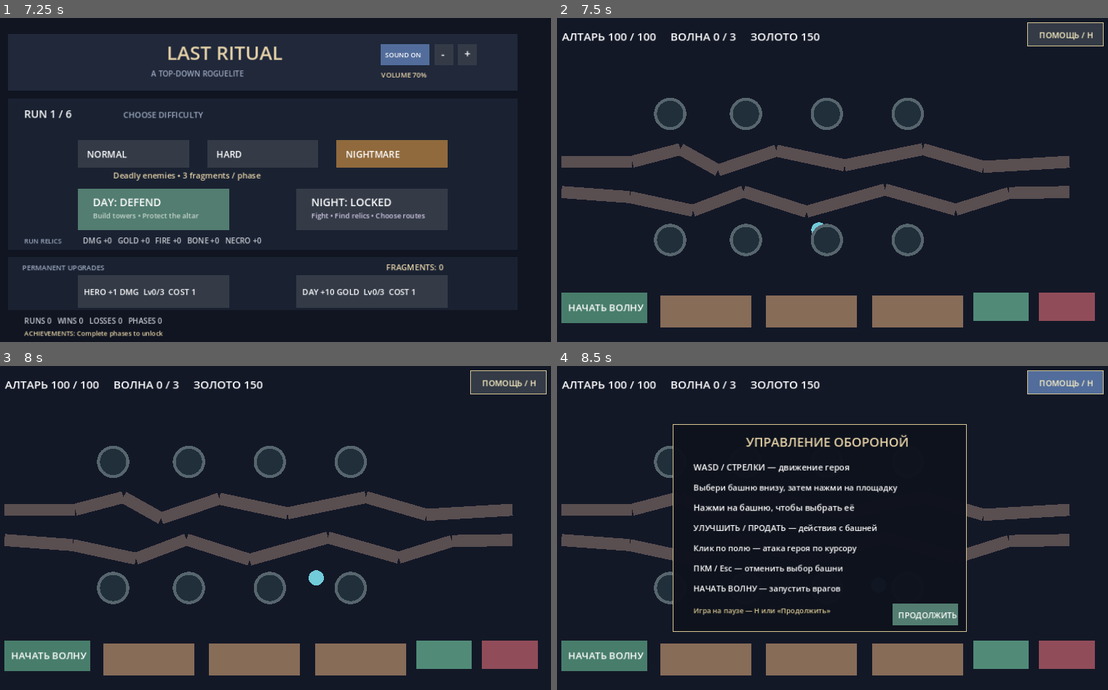
Above: before the commit, frames 1-4 (two rows, left to right).
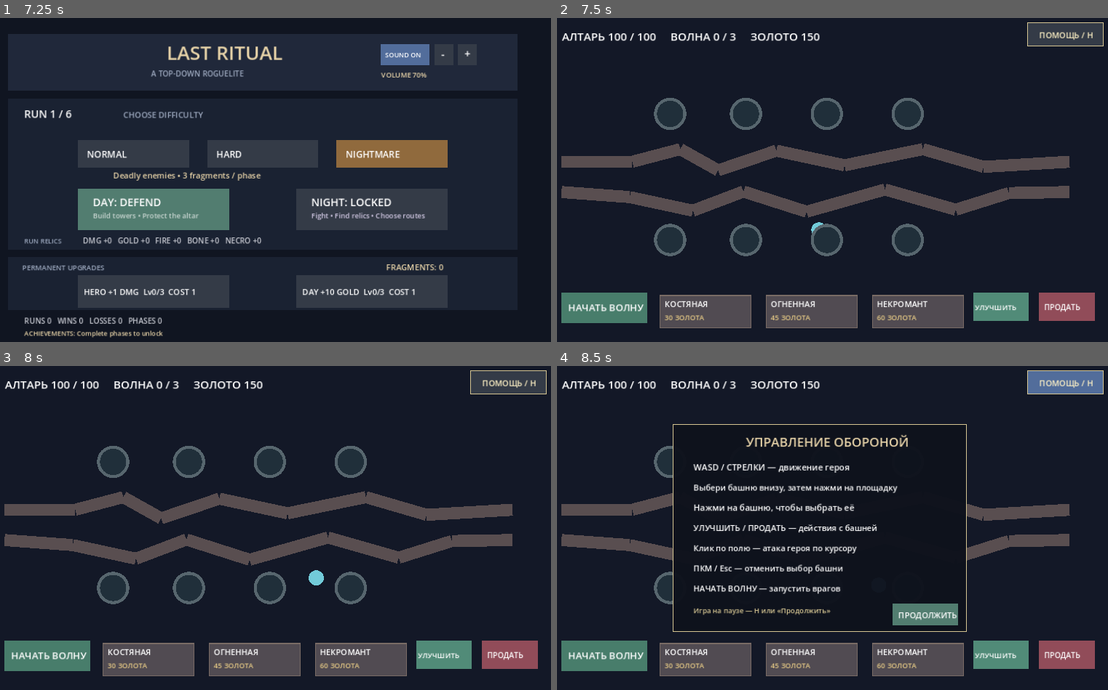
Above: after the commit, the same moments.

Repository: DoctorStrangeSH/Last-Ritual
Game: Godot game, scene res://scenes/run_loop.tscn
Two runs of this game, one before a commit and one after it. Both use one fixed random seed, a clock stepped at 60 frames per second and the inputs below.
Inputs (mouse positions are in pixels of both pictures, inside the frame that each line leads up to):
- Up to frame 1 (7.25 s): tap Enter at 0.5, 2, 3.5 s; move the mouse to (391, 163) at 0.52 s; hold Right (ui_right) 0.53-1.28 s; tap H every 1.5 s from 0.6 to 6.6 s; click (391, 163) at 0.67 s; tap Space at 0.77, 1.25, 1.52, 2.75, 3.02, 3.77, 4.25, 4.52, 6.02, 6.77 s; move the mouse to (148, 196) at 1.27 s; hold Down (ui_down) 1.28-2.03 s; tap R every 1.5 s from 1.35 to 5.85 s; move the mouse to (319, 108) at 2.02 s; hold Right (ui_right) 2.03-2.78 s; move the mouse to (231, 248) at 2.77 s; hold Up (ui_up) 2.78-3.53 s; click (231, 248) at 2.92 s; move the mouse to (435, 231) at 3.52 s; hold Left (ui_left) 3.53-5.03 s; move the mouse to (88, 131) at 4.27 s; move the mouse to (292, 180) at 5.02 s; hold Down (ui_down) 5.03-5.78 s; click (292, 180) at 5.17 s; move the mouse to (176, 99) at 5.77 s; hold Right (ui_right) 5.78-6.53 s; move the mouse to (391, 163) at 6.52 s; hold Up (ui_up) from 6.53 s (still down)
- Up to frame 2 (7.5 s): move the mouse to (705, 196) at 7.27 s; release Up (ui_up) at 7.28 s; hold Right (ui_right) from 7.28 s (still down); tap R at 7.35 s; click (705, 196) at 7.42 s
- Up to frame 3 (8 s): keep holding Right (ui_right); tap Space at 7.52 s
- Up to frame 4 (8.5 s): move the mouse to (876, 456) at 8.02 s; release Right (ui_right) at 8.03 s; hold Down (ui_down) from 8.03 s (still down); tap H at 8.1 s

Frame 1 is identical in both runs. In frame 2, 5.1% of the frame differs, in the area x 18-95%, y 85-96%; in frame 3, 5.1%; in frame 4, 5.1%.

Commit message:
ui(td): label Russian tower cards and upgrade/sell controls with prices

Diff:
--- a/scripts/topdown_td_prototype.gd
+++ b/scripts/topdown_td_prototype.gd
@@ -482,10 +482,18 @@
             draw_arc(pos, 39, 0, TAU, 32, Color("#d8d0a1"), 3)
         if selected_type != "" and not occupied and pos.distance_to(get_global_mouse_position()) < 36:
             draw_arc(pos, 80, 0, TAU, 48, Color("#78b8b4"), 2)
+    var tower_names := ["КОСТЯНАЯ", "ОГНЕННАЯ", "НЕКРОМАНТ"]
+    var tower_ids := ["bone", "fire", "necro"]
     for i in range(3):
-        draw_rect(Rect2(260.0 + i * 210.0, 550.0, 180.0, 64.0), Color("#876c58"))
+        var card := Rect2(260.0 + i * 210.0, 550.0, 180.0, 64.0)
+        draw_rect(card, Color("#4f746f") if selected_type == tower_ids[i] else Color("#514b52"))
+        draw_rect(card, Color("#e5c985") if selected_type == tower_ids[i] else Color("#796b65"), false, 2.0)
+        draw_string(ThemeDB.fallback_font, card.position + Vector2(9, 23), tower_names[i], HORIZONTAL_ALIGNMENT_LEFT, -1, 16, Color.WHITE)
+        draw_string(ThemeDB.fallback_font, card.position + Vector2(9, 49), "%d ЗОЛОТА" % COSTS[tower_ids[i]], HORIZONTAL_ALIGNMENT_LEFT, -1, 14, Color("#e5c985"))
     draw_rect(Rect2(880, 545, 110, 55), Color("#518b78"))
+    draw_string(ThemeDB.fallback_font, Vector2(883, 579), "УЛУЧШИТЬ", HORIZONTAL_ALIGNMENT_LEFT, -1, 14, Color.WHITE)
     draw_rect(Rect2(1010, 545, 110, 55), Color("#914c59"))
+    draw_string(ThemeDB.fallback_font, Vector2(1020, 579), "ПРОДАТЬ", HORIZONTAL_ALIGNMENT_LEFT, -1, 15, Color.WHITE)
 
     draw_rect(HELP_BUTTON, Color("#526d9b") if help_visible else Color("#343b47"))
     draw_rect(HELP_BUTTON, Color("#d5c592"), false, 1.5)
